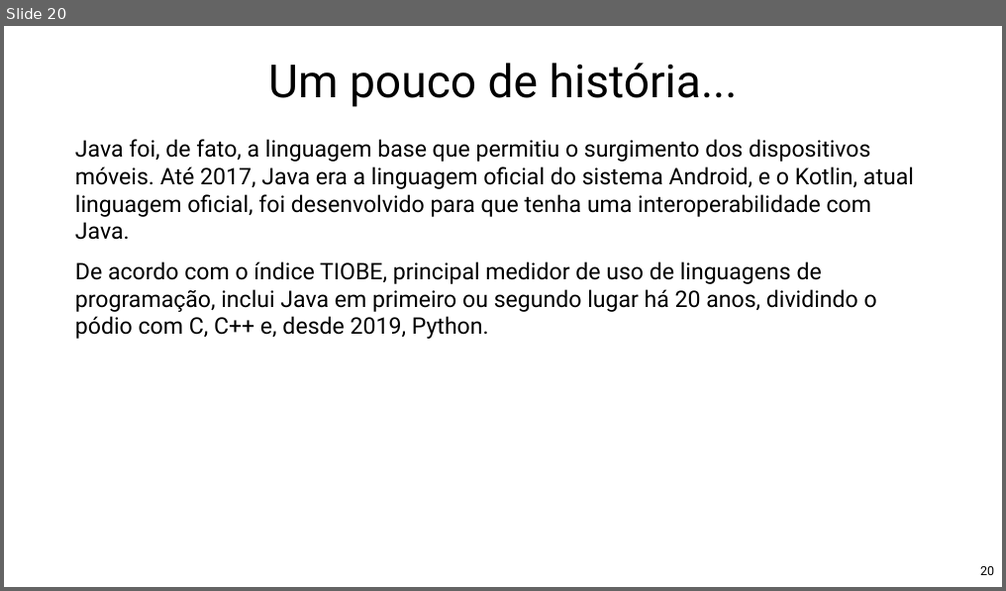
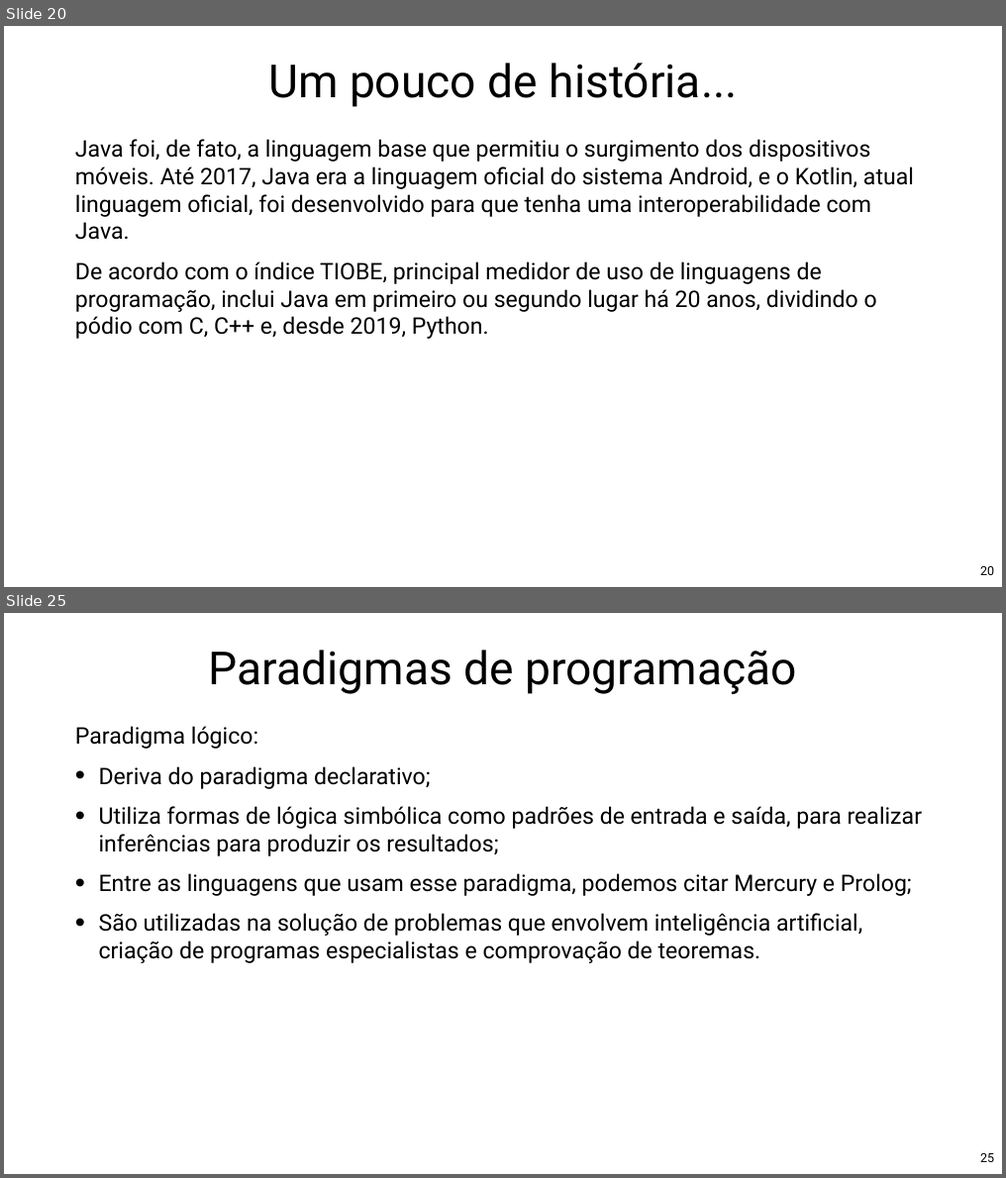
Before and after one commit to Pedrorocha13/2021.1-progoo, a slide deck: materiais/slides.pptx. Shown one above the other, each under a label of ours: slide 20 before the commit, slides 20 and 25 after it; the slides between them are not shown. The pictures are 1006x591 and 1006x1178 pixels, drawn with LibreOffice and Linux fonts; fonts in the diff are those of the drawing; background and template pictures are left out. Boxes give left, top, right and bottom in pixels: in the first picture for what was removed or moved away, otherwise in the second. Text is boxed around its words. In the diff, an @@ line names an element or a change of style, - is before the commit and + after.

```diff
--- a/materiais/slides.pptx
+++ b/materiais/slides.pptx
@@ slide 25 added at <box>4,613,1002,1174</box>, background picture (left out) @@
@@ title added at <box>209,650,796,694</box>, 88 pt, text #000000 @@
+Paradigmas de programação
@@ text added at <box>75,726,922,963</box>, 44 pt, text #000000 @@
+Paradigma lógico:
+• Deriva do paradigma declarativo;
+• Utiliza formas de lógica simbólica como padrões de entrada e saída, para realizar inferências para produzir os resultados;
+• Entre as linguagens que usam esse paradigma, podemos citar Mercury e Prolog;
+• São utilizadas na solução de problemas que envolvem inteligência artificial, criação de programas especialistas e comprovação de teoremas.
@@ page number added at <box>980,1154,994,1162</box>, 24 pt, text #000000 @@
+25
```
Also in this commit, not shown: 1 slide changed, 5 other slides added, 9 other files.
